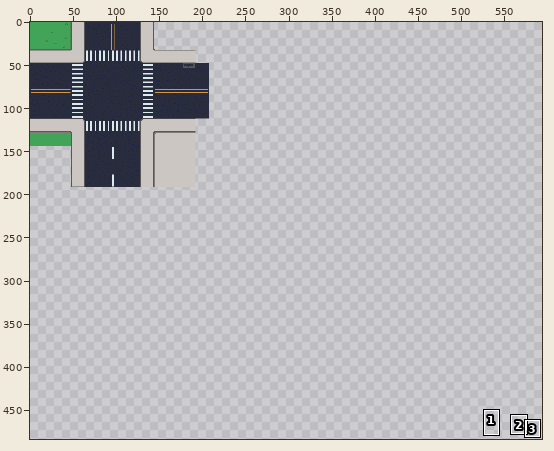
A pixel-art file gets an edit: aseprite_files/city_tiles.aseprite. Above, an overview of the earlier version with the close-up marked.
Close-up. First the earlier version:
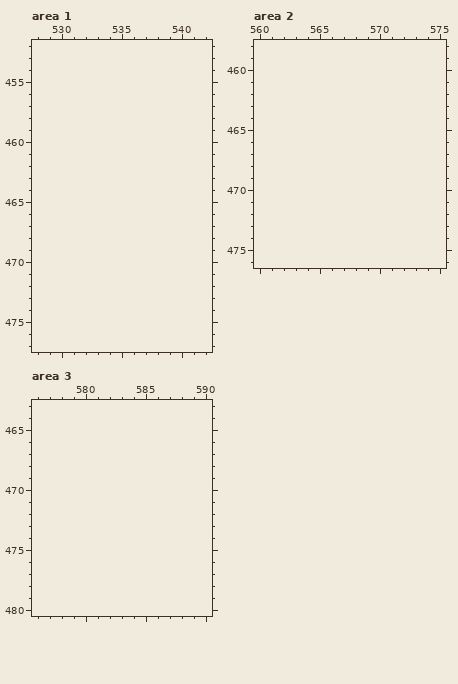
320x320 pixels, 1 frame. Colours within 5 levels of each other are drawn and written as one. Shown: area 1: x 528..542, y 452..477; area 2: x 560..575, y 458..476; area 3: x 576..590, y 463..480. The old version is drawn lined up with the new one, on the new canvas. The wide view leaves out empty margins. The commit also changed other parts of the picture, which this record leaves out.
Visible layers, top first: "Noise", "path", "road".
Palette (. is transparent): 
Once edited:
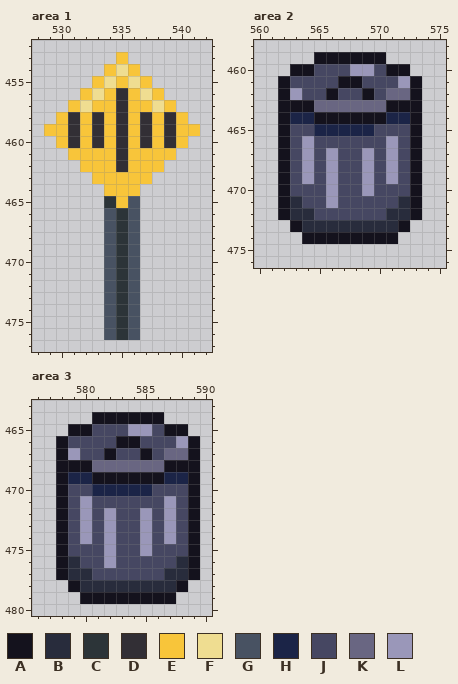
Colours new in this view: A #14121d  B #282c3c  C #2c3438  D #322f35  E #f8c53a  F #efdd91  G #485262  H #1b2447  J #464762  K #696682  L #9a97b9
The exact change:
canvas 320x320 -> 640x544, the old top-left corner now at 0,-96 (the part of the old canvas that was cut away was empty and is not shown)
Area 1:
y 453: x 535 . -> E
y 454: x 534..536 ... -> EFE
y 455: x 533..537 ..... -> EFEFE
y 456: x 532..538 ....... -> EFEDEFE
y 457: x 531..539 ......... -> EFEEDEEFE
y 458: x 530..540 ........... -> EDEDEDEDEDE
y 459: x 529..541 ............. -> EEDEDEDEDEDEE
y 460: x 530..540 ........... -> EDEDEDEDEDE
y 461: x 531..539 ......... -> EEEEDEEEE
y 462: x 532..538 ....... -> EEEDEEE
y 463: x 533..537 ..... -> EEEEE
y 464: x 534..536 ... -> EEE
y 465: x 534..536 ... -> CEG
y 466..476: x 534..536 ... -> GCG
Area 2:
y 459: x 565..570 ...... -> AAAAAA
y 460: x 563..572 .......... -> AAJJJLLJAA
y 461: x 562..573 ............ -> AJJJJAAJJJLA
y 462: x 562..573 ............ -> ALJJAJJAJKKA
y 463: x 562..573 ............ -> AAAKKKKKKAAA
y 464: x 562..573 ............ -> AHHAAAAAAHHA
y 465: x 562..573 ............ -> AJJHHHHHJJJA
y 466: x 562..573 ............ -> AJLJJJJJJLJA
y 467..469: x 562..573 ............ -> AJLJLJJLJLJA
y 470: x 562..573 ............ -> AJJJLJJLJJJA
y 471: x 562..573 ............ -> ABJJLJJJJJBA
y 472: x 562..573 ............ -> ABBJJJJJJBBA
y 473: x 563..572 .......... -> ABBBBBBBBA
y 474: x 564..571 ........ -> AAAAAAAA
Area 3:
y 464: x 581..586 ...... -> AAAAAA
y 465: x 579..588 .......... -> AAJJJLLJAA
y 466: x 578..589 ............ -> AJJJJAAJJJLA
y 467: x 578..589 ............ -> ALJJAJJAJKKA
y 468: x 578..589 ............ -> AAAKKKKKKAAA
y 469: x 578..589 ............ -> AHHAAAAAAHHA
y 470: x 578..589 ............ -> AJJHHHHHJJJA
y 471: x 578..589 ............ -> AJLJJJJJJLJA
y 472..474: x 578..589 ............ -> AJLJLJJLJLJA
y 475: x 578..589 ............ -> AJJJLJJLJJJA
y 476: x 578..589 ............ -> ABJJLJJJJJBA
y 477: x 578..589 ............ -> ABBJJJJJJBBA
y 478: x 579..588 .......... -> ABBBBBBBBA
y 479: x 580..587 ........ -> AAAAAAAA
